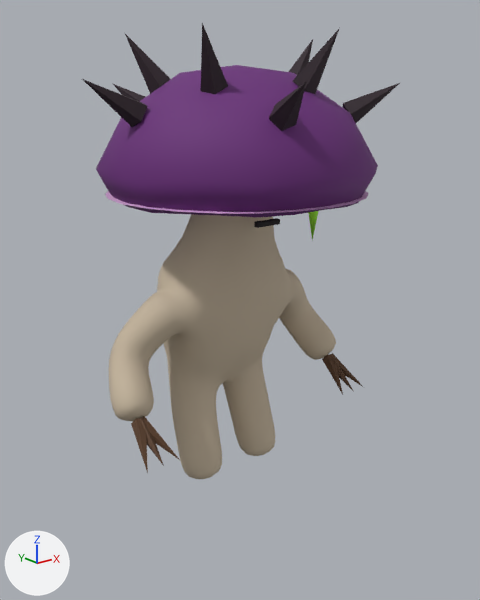
The glTF model assets/monsters/forged/pain_shroom.glb: old version first, new version second.
One viewpoint serves both versions: a camera (50 mm lens) standing at (-1.152, -1.569, 1.203) and looking at (0.01, -0.117, 0.622). The axes (+X, +Y, +Z) are drawn at lower left. The lights are the same throughout. The picture after the commit comes second. Vertices at exactly the same position are counted once.

Objects in the first picture: 'pain_shroom'.
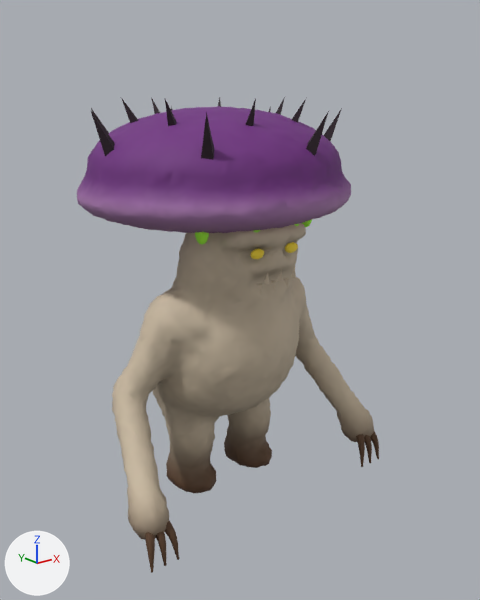
Diff of the bpy script that builds the scene:
```diff
--- a/assets/monsters/forged/pain_shroom.glb.py
+++ b/assets/monsters/forged/pain_shroom.glb.py
@@ mat_stalk @@
 n0 = _N.new('ShaderNodeBsdfPrincipled'); n0.name = 'Principled BSDF'
-n0.inputs[0].default_value = (0.578, 0.479, 0.352, 1.0)  # 'Base Color', beige #c8b8a0
 n0.inputs[2].default_value = 0.75  # 'Roughness'
 n1 = _N.new('ShaderNodeOutputMaterial'); n1.name = 'Material Output'
+n2 = _N.new('ShaderNodeMix'); n2.name = 'Mix'
+n2.data_type = 'RGBA'
+n2.blend_type = 'MULTIPLY'
+n2.inputs[0].default_value = 1.0  # 'Factor'
+n2.inputs[7].default_value = (0.578, 0.479, 0.352, 1.0)  # 'B', beige #c8b8a0
+n3 = _N.new('ShaderNodeVertexColor'); n3.name = 'Color Attribute'
 _L.new(n0.outputs[0], n1.inputs[0])  # 'BSDF' to 'Surface'
+_L.new(n2.outputs[2], n0.inputs[0])  # 'Result' to 'Base Color'
+_L.new(n3.outputs[0], n2.inputs[6])  # 'Color' to 'A'
@@ mat_root @@
 n0 = _N.new('ShaderNodeBsdfPrincipled'); n0.name = 'Principled BSDF'
-n0.inputs[0].default_value = (0.102, 0.0482, 0.0212, 1.0)  # 'Base Color', brown #5a3e28
 n0.inputs[2].default_value = 0.75  # 'Roughness'
 n1 = _N.new('ShaderNodeOutputMaterial'); n1.name = 'Material Output'
+n2 = _N.new('ShaderNodeMix'); n2.name = 'Mix'
+n2.data_type = 'RGBA'
+n2.blend_type = 'MULTIPLY'
+n2.inputs[0].default_value = 1.0  # 'Factor'
+n2.inputs[7].default_value = (0.102, 0.0482, 0.0212, 1.0)  # 'B', brown #5a3e28
+n3 = _N.new('ShaderNodeVertexColor'); n3.name = 'Color Attribute'
 _L.new(n0.outputs[0], n1.inputs[0])  # 'BSDF' to 'Surface'
+_L.new(n2.outputs[2], n0.inputs[0])  # 'Result' to 'Base Color'
+_L.new(n3.outputs[0], n2.inputs[6])  # 'Color' to 'A'
@@ mat_body_paint @@
+mat_body_paint = bpy.data.materials.new('Body_paint')
+mat_body_paint.use_nodes = True; mat_body_paint.node_tree.nodes.clear()
+_N = mat_body_paint.node_tree.nodes; _L = mat_body_paint.node_tree.links
+n0 = _N.new('ShaderNodeBsdfPrincipled'); n0.name = 'Principled BSDF'
+n0.inputs[2].default_value = 0.7  # 'Roughness'
+n1 = _N.new('ShaderNodeOutputMaterial'); n1.name = 'Material Output'
+n2 = _N.new('ShaderNodeVertexColor'); n2.name = 'Color Attribute'
+_L.new(n0.outputs[0], n1.inputs[0])  # 'BSDF' to 'Surface'
+_L.new(n2.outputs[0], n0.inputs[0])  # 'Color' to 'Base Color'
@@ mat_cap_paint @@
+mat_cap_paint = bpy.data.materials.new('Cap_paint')
+mat_cap_paint.use_nodes = True; mat_cap_paint.node_tree.nodes.clear()
+_N = mat_cap_paint.node_tree.nodes; _L = mat_cap_paint.node_tree.links
+n0 = _N.new('ShaderNodeBsdfPrincipled'); n0.name = 'Principled BSDF'
+n0.inputs[2].default_value = 0.7  # 'Roughness'
+n1 = _N.new('ShaderNodeOutputMaterial'); n1.name = 'Material Output'
+n2 = _N.new('ShaderNodeVertexColor'); n2.name = 'Color Attribute'
+_L.new(n0.outputs[0], n1.inputs[0])  # 'BSDF' to 'Surface'
+_L.new(n2.outputs[0], n0.inputs[0])  # 'Color' to 'Base Color'
@@ me_pain_shroom @@
-me_pain_shroom.from_pydata(...)  # 2325 vertices, 4462 faces; spans x -0.436..0.41, y -0.531..0.298, z 0.061..1.349
+me_pain_shroom.from_pydata(...)  # 8996 vertices, 17856 faces; spans x -0.455..0.457, y -0.394..0.356, z 0.0..1.19
+# me_pain_shroom part 1: a new loose piece, a UV sphere (20 segments, 12 rings, poles along z) spanning x -0.082..-0.038, y -0.287..-0.267, z 0.786..0.814, in mat_eye
+# me_pain_shroom part 2: a new loose piece, a UV sphere (20 segments, 12 rings, poles along z) spanning x 0.038..0.082, y -0.287..-0.267, z 0.786..0.814, in mat_eye
+# me_pain_shroom part 3: a new loose piece, a UV sphere (20 segments, 12 rings, poles along z) spanning x 0.166..0.202, y -0.222..-0.186, z 0.83..0.89, in mat_venom
+# me_pain_shroom part 4: a new loose piece, a UV sphere (20 segments, 12 rings, poles along z) spanning x -0.202..-0.166, y -0.222..-0.186, z 0.83..0.89, in mat_venom
+# me_pain_shroom part 5: the loose piece of 1418 vertices spanning x -0.409..0.409, y -0.204..0.091, z 0.061..0.948 is rebuilt with 4202 vertices and now spans x -0.455..0.457, y -0.307..0.172, z 0.0..0.921, in mat_body_paint
+# me_pain_shroom part 6: the loose piece of 144 vertices spanning x -0.38..0.38, y -0.496..0.264, z 0.927..1.27 is rebuilt with 2102 vertices and now spans x -0.4..0.399, y -0.394..0.356, z 0.83..1.164, in mat_cap_paint
+# me_pain_shroom part 7: 23 loose pieces with 763 vertices, spanning x -0.436..0.41, y -0.531..0.298, z 0.28..1.349, are deleted
+# me_pain_shroom part 8: 630 vertices added at x -0.444..-0.356, y -0.323..-0.227, z 0.029..0.183
+# me_pain_shroom part 9: 630 vertices added at x 0.356..0.444, y -0.323..-0.227, z 0.029..0.183
+# me_pain_shroom part 10: 70 vertices added at x -0.38..0.342, y -0.375..0.335, z 1.029..1.19
+# me_pain_shroom part 11: 30 vertices added at x -0.07..0.07, y -0.297..-0.277, z 0.69..0.75
+# other edits to the shape of me_pain_shroom do not show in these pictures
 me_pain_shroom.materials.append(mat_stalk)
-me_pain_shroom.materials.append(mat_cap)  # dark purple #6a2a7a
-me_pain_shroom.materials.append(mat_gill)  # pink #d8a8d8
 me_pain_shroom.materials.append(mat_thorn)
 me_pain_shroom.materials.append(mat_eye)
-me_pain_shroom.materials.append(mat_dark)  # black #120a10
 me_pain_shroom.materials.append(mat_root)
 me_pain_shroom.materials.append(mat_venom)
+me_pain_shroom.materials.append(mat_body_paint)
+me_pain_shroom.materials.append(mat_cap_paint)
```

What differs and where, as boxes (x1, y1, x2, y2) in the pictures (480 x 600 px):
'pain_shroom', recoloured, reshaped
    before: (82, 23, 400, 480)
    after: (77, 97, 379, 573)
part 1 of me_pain_shroom, added
    after: (251, 249, 264, 259)
part 2 of me_pain_shroom, added
    after: (285, 242, 298, 253)
part 3 of me_pain_shroom, added
    after: (302, 219, 312, 227)
part 4 of me_pain_shroom, added
    after: (195, 232, 209, 244)
part 5 of me_pain_shroom, rebuilt (15% wider, 19% taller)
    before: (109, 214, 336, 480)
    after: (112, 223, 374, 540)
part 6 of me_pain_shroom, rebuilt (16% shorter)
    before: (96, 65, 378, 217)
    after: (77, 106, 351, 233)
part 7 of me_pain_shroom, deleted (mostly hidden)
    before: (82, 23, 400, 473)
part 8 of me_pain_shroom, added (brown)
    after: (145, 521, 179, 573)
part 9 of me_pain_shroom, added (brown)
    after: (356, 431, 379, 467)
part 10 of me_pain_shroom, added
    after: (91, 97, 342, 160)
part 11 of me_pain_shroom, added
    after: (257, 267, 296, 295)
